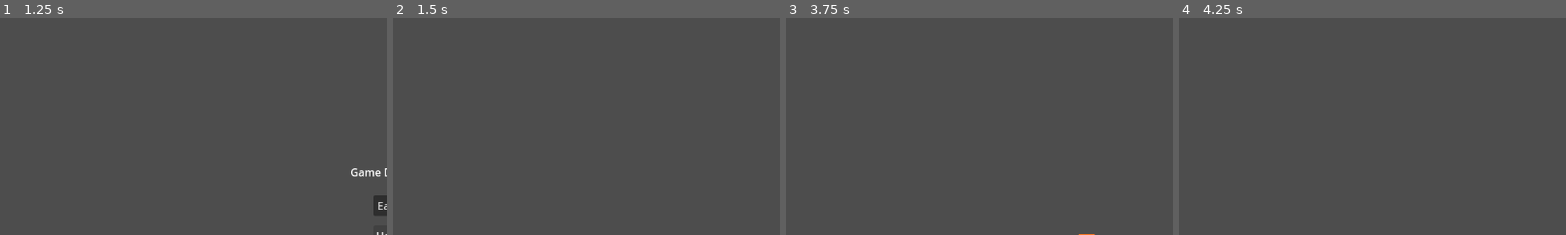
Above: before the commit, frames 1-4 (left to right).
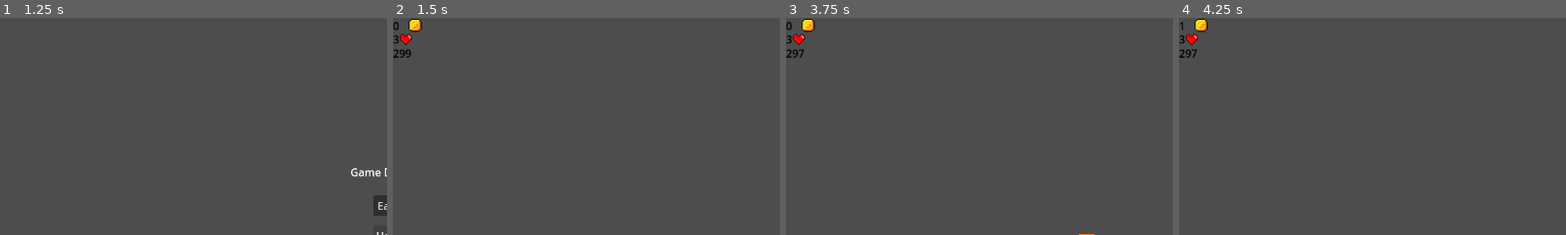
Above: after the commit, the same moments.

Repository: lolhx/Goddot-game
Game: Godot game, scene res://scene/start.tscn
Two runs of this game, one before a commit and one after it. Both use one fixed random seed, a clock stepped at 60 frames per second and the inputs below.
Inputs (mouse positions are % of the whole screen's width and height, from its top left):
- Up to frame 1 (1.25 s): click "Start" at 0.5 s
- Up to frame 2 (1.5 s): click (50, 56) at 1.25 s
- Up to frame 3 (3.75 s): tap Enter at 2 s; hold D (right) 2.03-3.53 s; tap J (fire) at 2.1, 3.05, 3.6 s; tap Space (jump) at 2.27, 3.02 s; tap F (dash) at 2.85 s; hold A (left) from 3.53 s (still down)
- Up to frame 4 (4.25 s): keep holding A (left)
The pictures show only the part of the screen within x 0-50%, y 0-50%; the shares and areas given below are measured in that part.

Frame 1 is identical in both runs. In frame 2, 0.5% of the frame differs, in the area x 0-8%, y 0-19%; in frame 3, 0.5%; in frame 4, 0.4%.

Commit message:
Gain coin when you kill slime

Diff:
--- a/scene/new_game.tscn
+++ b/scene/new_game.tscn
@@ -1,8 +1,10 @@
-[gd_scene load_steps=8 format=4 uid="uid://duarms75qoc4w"]
+[gd_scene load_steps=10 format=4 uid="uid://duarms75qoc4w"]
 
 [ext_resource type="PackedScene" uid="uid://kbd6rbwq7edx" path="res://scene/player.tscn" id="1_ggsb8"]
 [ext_resource type="Texture2D" uid="uid://c8dubp1ebwxge" path="res://assets/sprites/world_tileset.png" id="2_d2m8j"]
 [ext_resource type="PackedScene" uid="uid://htmetgiep2ya" path="res://scene/slime.tscn" id="3_d2m8j"]
+[ext_resource type="PackedScene" uid="uid://b7u2y8lsrhnd8" path="res://scene/coin_gui.tscn" id="4_pi28e"]
+[ext_resource type="PackedScene" uid="uid://dwip2t8pt0ndi" path="res://scene/timer.tscn" id="5_0sx51"]
 
 [sub_resource type="TileSetAtlasSource" id="TileSetAtlasSource_ned08"]
 texture = ExtResource("2_d2m8j")
@@ -360,3 +362,7 @@
 
 [node name="Slime" parent="." instance=ExtResource("3_d2m8j")]
 position = Vector2(265, 173)
+
+[node name="coin_GUI" parent="." instance=ExtResource("4_pi28e")]
+
+[node name="Timer" parent="." instance=ExtResource("5_0sx51")]
--- a/scripts/fireball.gd
+++ b/scripts/fireball.gd
@@ -23,7 +23,7 @@
 	if is_on_wall():
 		queue_free()
 
-# --- THIS IS THE MISSING FUNCTION ---
+
 func _on_hit_box_area_entered(area):
 	# Check if the thing we hit (the slime's area) has a parent with a "die" function
 	if area.get_parent().has_method("die"):
--- a/scripts/slime.gd
+++ b/scripts/slime.gd
@@ -20,4 +20,11 @@
 
 # --- ADD THIS FUNCTION BELOW ---
 func die():
+	# 1. Add a coin directly to the global counter
+	Global.total_coins += 1
+
+	# Optional: Print to console to verify it works
+	print("Slime died! Total coins: ", Global.total_coins)
+
+	# 2. Destroy the slime
 	queue_free()
